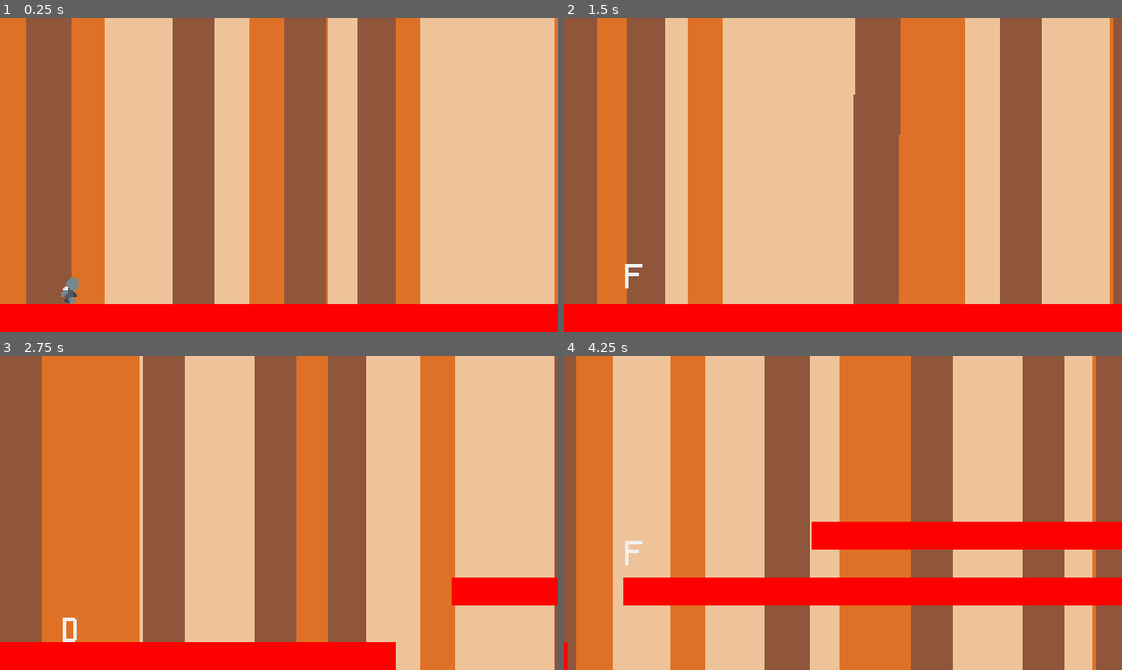
Above: before the commit, frames 1-4 (two rows, left to right).
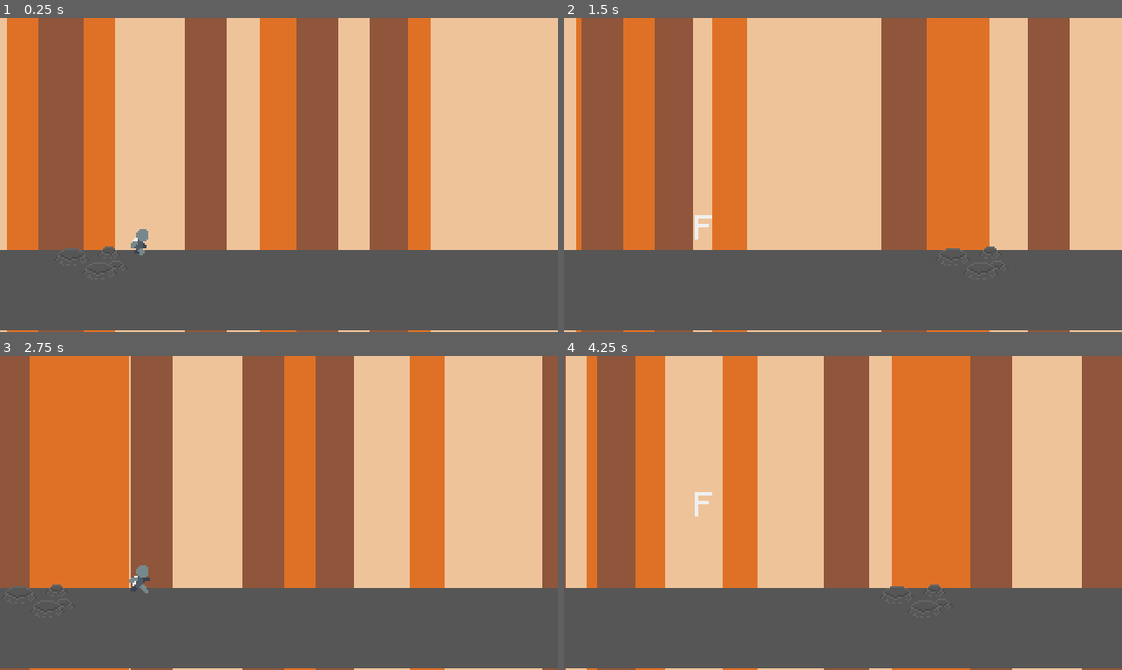
Above: after the commit, the same moments.

Repository: thigoap/godot_runner
Game: Godot game, scene res://Scenes/Level01.tscn
Same seed, same stepped clock (60 frames per second), same inputs: the game is played once before the commit and once after it. Before the commit the project starts from res://Scenes/world.tscn.
Inputs:
- Up to frame 1 (0.25 s): no input
- Up to frame 2 (1.5 s): hold X (KeyDash) 0.53-1.28 s; tap Space (KeyJump) at 0.77 s; tap K (KeyShoot) at 1.35 s
- Up to frame 3 (2.75 s): tap Space (KeyJump) at 1.52 s; hold X (KeyDash) from 2.03 s (still down)
- Up to frame 4 (4.25 s): release X (KeyDash) at 2.78 s; tap K (KeyShoot) at 2.85 s; tap Space (KeyJump) at 3.02, 3.77 s; hold X (KeyDash) from 3.53 s (still down)

The runs differ from the first frame. In frame 1, 45% of the frame differs, in the area x 0-100%, y 0-100%; in frame 2, 65%; in frame 3, 43%; in frame 4, 85%.

Commit message:
Created game manager and dash first improvements.

Diff:
--- /dev/null
+++ b/Scenes/Level01.tscn
@@ -0,0 +1,75 @@
+[gd_scene load_steps=7 format=3 uid="uid://lifmrwt30eu8"]
+
+[ext_resource type="Script" uid="uid://bow6a38cdbby6" path="res://Scripts/level.gd" id="1_cmgkd"]
+[ext_resource type="PackedScene" uid="uid://d1g2pf0788cka" path="res://Scenes/Background.tscn" id="2_3447m"]
+[ext_resource type="PackedScene" uid="uid://b56h7qcdgdwhx" path="res://Scenes/Runner.tscn" id="3_t0sul"]
+[ext_resource type="Texture2D" uid="uid://cmft1xv64a8yg" path="res://Sprites/Environment/ground01.png" id="4_30kwv"]
+
+[sub_resource type="RectangleShape2D" id="RectangleShape2D_8nwny"]
+size = Vector2(360, 43)
+
+[sub_resource type="RectangleShape2D" id="RectangleShape2D_dutcy"]
+size = Vector2(360, 43)
+
+[node name="Level01" type="Node2D"]
+script = ExtResource("1_cmgkd")
+
+[node name="Background" parent="." instance=ExtResource("2_3447m")]
+
+[node name="Ground" type="Node2D" parent="."]
+
+[node name="StaticBody2D" type="StaticBody2D" parent="Ground"]
+position = Vector2(180, 155)
+
+[node name="Sprite2D" type="Sprite2D" parent="Ground/StaticBody2D"]
+texture = ExtResource("4_30kwv")
+
+[node name="CollisionShape2D" type="CollisionShape2D" parent="Ground/StaticBody2D"]
+position = Vector2(0, 2.5)
+shape = SubResource("RectangleShape2D_8nwny")
+
+[node name="StaticBody2D2" type="StaticBody2D" parent="Ground"]
+position = Vector2(540, 155)
+
+[node name="Sprite2D" type="Sprite2D" parent="Ground/StaticBody2D2"]
+texture = ExtResource("4_30kwv")
+
+[node name="CollisionShape2D" type="CollisionShape2D" parent="Ground/StaticBody2D2"]
+position = Vector2(0, 2.5)
+shape = SubResource("RectangleShape2D_dutcy")
+
+[node name="StaticBody2D3" type="StaticBody2D" parent="Ground"]
+position = Vector2(900, 155)
+
+[node name="Sprite2D" type="Sprite2D" parent="Ground/StaticBody2D3"]
+texture = ExtResource("4_30kwv")
+
+[node name="CollisionShape2D" type="CollisionShape2D" parent="Ground/StaticBody2D3"]
+position = Vector2(0, 2.5)
+shape = SubResource("RectangleShape2D_dutcy")
+
+[node name="StaticBody2D4" type="StaticBody2D" parent="Ground"]
+position = Vector2(1260, 155)
+
+[node name="Sprite2D" type="Sprite2D" parent="Ground/StaticBody2D4"]
+texture = ExtResource("4_30kwv")
+
+[node name="CollisionShape2D" type="CollisionShape2D" parent="Ground/StaticBody2D4"]
+position = Vector2(0, 2.5)
+shape = SubResource("RectangleShape2D_dutcy")
+
+[node name="StaticBody2D5" type="StaticBody2D" parent="Ground"]
+position = Vector2(1418, 102)
+
+[node name="Sprite2D" type="Sprite2D" parent="Ground/StaticBody2D5"]
+texture = ExtResource("4_30kwv")
+
+[node name="CollisionShape2D" type="CollisionShape2D" parent="Ground/StaticBody2D5"]
+position = Vector2(0, 2.5)
+shape = SubResource("RectangleShape2D_dutcy")
+
+[node name="Runner" parent="." instance=ExtResource("3_t0sul")]
+position = Vector2(80, 128)
+
+[node name="Camera2D" type="Camera2D" parent="."]
+position = Vector2(160, 90)
--- a/Scenes/ground.tscn
+++ /dev/null
@@ -1,52 +0,0 @@
-[gd_scene load_steps=4 format=3 uid="uid://kjomow5fambo"]
-
-[ext_resource type="Texture2D" uid="uid://ddeyygvesv8it" path="res://Assets/Environment/ground.png" id="1_7jayx"]
-
-[sub_resource type="RectangleShape2D" id="RectangleShape2D_u6vel"]
-size = Vector2(640, 16)
-
-[sub_resource type="RectangleShape2D" id="RectangleShape2D_688p1"]
-size = Vector2(640, 16)
-
-[node name="Ground" type="StaticBody2D"]
-
-[node name="Sprite2D" type="Sprite2D" parent="."]
-position = Vector2(320, 172)
-texture = ExtResource("1_7jayx")
-
-[node name="CollisionShape2D" type="CollisionShape2D" parent="."]
-position = Vector2(320, 172)
-shape = SubResource("RectangleShape2D_u6vel")
-
-[node name="Sprite2D2" type="Sprite2D" parent="."]
-position = Vector2(992, 135)
-texture = ExtResource("1_7jayx")
-
-[node name="CollisionShape2D2" type="CollisionShape2D" parent="."]
-position = Vector2(992, 135)
-shape = SubResource("RectangleShape2D_u6vel")
-
-[node name="Sprite2D3" type="Sprite2D" parent="."]
-position = Vector2(1653, 112)
-texture = ExtResource("1_7jayx")
-
-[node name="CollisionShape2D3" type="CollisionShape2D" parent="."]
-position = Vector2(1653, 112)
-shape = SubResource("RectangleShape2D_u6vel")
-
-[node name="Sprite2D4" type="Sprite2D" parent="."]
-position = Vector2(2356, 130)
-texture = ExtResource("1_7jayx")
-
-[node name="CollisionShape2D4" type="CollisionShape2D" parent="."]
-position = Vector2(2356, 130)
-shape = SubResource("RectangleShape2D_u6vel")
-
-[node name="Sprite2D5" type="Sprite2D" parent="."]
-position = Vector2(1100.5, 103)
-scale = Vector2(1.00156, 1)
-texture = ExtResource("1_7jayx")
-
-[node name="CollisionShape2D5" type="CollisionShape2D" parent="."]
-position = Vector2(1100, 103)
-shape = SubResource("RectangleShape2D_688p1")
--- a/Scenes/runner.tscn
+++ b/Scenes/runner.tscn
@@ -1,8 +1,8 @@
 [gd_scene load_steps=21 format=3 uid="uid://b56h7qcdgdwhx"]
 
 [ext_resource type="Script" uid="uid://bfv157pcfkt2u" path="res://Scripts/runner.gd" id="1_8hvgc"]
-[ext_resource type="Texture2D" uid="uid://dd6xms3aw2c47" path="res://Assets/Runner/runner-spritesheet.png" id="1_ph5uf"]
-[ext_resource type="Script" uid="uid://cbq3g3hy7xiwp" path="res://Scripts/states.gd" id="3_aci1l"]
+[ext_resource type="Texture2D" uid="uid://dd6xms3aw2c47" path="res://Sprites/Runner/runner-spritesheet.png" id="1_ph5uf"]
+[ext_resource type="Script" uid="uid://cbq3g3hy7xiwp" path="res://Scripts/States/states.gd" id="3_aci1l"]
 [ext_resource type="Script" uid="uid://c2umweavqre3k" path="res://Scripts/States/state_run.gd" id="3_knck0"]
 [ext_resource type="Script" uid="uid://c5j5wb88utfg3" path="res://Scripts/States/state_locked.gd" id="3_nmece"]
 [ext_resource type="Script" uid="uid://b053mbiq6ws0b" path="res://Scripts/States/state_jump.gd" id="5_btrns"]
@@ -152,7 +152,7 @@
 [sub_resource type="CircleShape2D" id="CircleShape2D_txt53"]
 radius = 3.5
 
-[node name="Cosmo" type="CharacterBody2D"]
+[node name="Runner" type="CharacterBody2D"]
 script = ExtResource("1_8hvgc")
 
 [node name="Sprite2D" type="Sprite2D" parent="."]
@@ -174,6 +174,10 @@
 position = Vector2(0, -3)
 shape = SubResource("CircleShape2D_txt53")
 
+[node name="DashTimer" type="Timer" parent="."]
+wait_time = 0.5
+one_shot = true
+
 [node name="StateMachine" type="Node" parent="."]
 script = ExtResource("3_aci1l")
 
@@ -197,3 +201,5 @@
 
 [node name="Shoot" type="Node" parent="StateMachine"]
 script = ExtResource("10_txt53")
+
+[connection signal="timeout" from="DashTimer" to="StateMachine/Dash" method="_on_dash_timer_timeout"]
--- a/Scenes/world.tscn
+++ /dev/null
@@ -1,20 +0,0 @@
-[gd_scene load_steps=5 format=3 uid="uid://lifmrwt30eu8"]
-
-[ext_resource type="Script" uid="uid://bow6a38cdbby6" path="res://Scripts/world.gd" id="1_4jp66"]
-[ext_resource type="PackedScene" uid="uid://d1g2pf0788cka" path="res://Scenes/parallax_background.tscn" id="1_xas6u"]
-[ext_resource type="PackedScene" uid="uid://b56h7qcdgdwhx" path="res://Scenes/runner.tscn" id="3_437jj"]
-[ext_resource type="PackedScene" uid="uid://kjomow5fambo" path="res://Scenes/ground.tscn" id="3_gigxi"]
-
-[node name="World" type="Node2D"]
-script = ExtResource("1_4jp66")
-speed = 2.5
-
-[node name="Background" parent="." instance=ExtResource("1_xas6u")]
-
-[node name="Ground" parent="." instance=ExtResource("3_gigxi")]
-
-[node name="Runner" parent="." instance=ExtResource("3_437jj")]
-position = Vector2(27, 118)
-
-[node name="Camera2D" type="Camera2D" parent="."]
-position = Vector2(160, 90)
--- a/Scripts/States/player_state.gd
+++ b/Scripts/States/player_state.gd
@@ -2,7 +2,7 @@
 
 var States = null
 var Player = null
-var Name : String = "null"
+var Name : String = 'null'
 
 func EnterState():
 	pass
@@ -10,7 +10,7 @@
 func Draw():
 	pass
 
-func Update(delta: float):
+func Update(_delta: float):
 	pass
 
 func ExitState():
--- a/Scripts/States/state_dash.gd
+++ b/Scripts/States/state_dash.gd
@@ -1,14 +1,30 @@
 extends PlayerState
 
+@onready var dash_timer: Timer = $"../../DashTimer"
+@onready var runner: CharacterBody2D = $"../.."
+
+
 func EnterState():
-	Name = "Dash"
+	Name = 'Dash'
+	dash_timer.start()
+	GameManager.game_bckp_speed = GameManager.game_speed
+	GameManager.game_speed = 2 * GameManager.game_speed
+
 
 func ExitState():
-	pass
+	runner.dashCollider.disabled = false
+	GameManager.game_speed = GameManager.game_bckp_speed
 
-func Update(delta: float):
+
+func Update(_delta: float):
 	Player.HandleFalling()
 	HandleAnimations()
 
+
 func HandleAnimations():
-	Player.animator.play("dash")
+	Player.animator.play('dash')
+
+
+func _on_dash_timer_timeout() -> void:
+	if runner.current_state.name == 'Dash':
+		runner.ChangeState(States.Run)
--- a/Scripts/States/state_fall.gd
+++ b/Scripts/States/state_fall.gd
@@ -1,7 +1,7 @@
 extends PlayerState
 
 func EnterState():
-	Name = "Fall"
+	Name = 'Fall'
 
 func ExitState():
 	pass
@@ -13,4 +13,4 @@
 
 
 func HandleAnimations():
-	Player.animator.play("fall")
+	Player.animator.play('fall')
--- a/Scripts/States/state_jump.gd
+++ b/Scripts/States/state_jump.gd
@@ -1,7 +1,7 @@
 extends PlayerState
 
 func EnterState():
-	Name = "Jump"
+	Name = 'Jump'
 	Player.velocity.y = Player.JUMP_VELOCITY
 
 func ExitState():
@@ -17,4 +17,4 @@
 		Player.ChangeState(States.JumpPeak)
 
 func HandleAnimations():
-	Player.animator.play("jump")
+	Player.animator.play('jump')
--- a/Scripts/States/state_jumpPeak.gd
+++ b/Scripts/States/state_jumpPeak.gd
@@ -1,12 +1,12 @@
 extends PlayerState
 
 func EnterState():
-	Name = "JumpPeak"
+	Name = 'JumpPeak'
 
 func ExitState():
 	pass
 
-func Update(delta: float):
+func Update(_delta: float):
 	Player.ChangeState(States.Fall)
 
 func HandleAnimations():
--- a/Scripts/States/state_locked.gd
+++ b/Scripts/States/state_locked.gd
@@ -1,10 +1,10 @@
 extends PlayerState
 
 func EnterState():
-	Name = "Locked"
+	Name = 'Locked'
 
 func ExitState():
 	pass
 
-func Update(delta: float):
+func Update(_delta: float):
 	pass
--- a/Scripts/States/state_run.gd
+++ b/Scripts/States/state_run.gd
@@ -1,16 +1,16 @@
 extends PlayerState
 
 func EnterState():
-	Name = "Run"
+	Name = 'Run'
 
 func ExitState():
 	pass
 
-func Update(delta: float):
+func Update(_delta: float):
 	#Player.HandleJump()
 	#Player.HandleDash()
 	Player.HandleFalling()
 	HandleAnimations()
 
 func HandleAnimations():
-	Player.animator.play("run")
+	Player.animator.play('run')
--- a/Scripts/States/state_shoot.gd
+++ b/Scripts/States/state_shoot.gd
@@ -1,14 +1,14 @@
 extends PlayerState
 
 func EnterState():
-	Name = "Shoot"
+	Name = 'Shoot'
 
 func ExitState():
 	pass
 
-func Update(delta: float):
+func Update(_delta: float):
 	Player.HandleFalling()
 	HandleAnimations()
 
 func HandleAnimations():
-	Player.animator.play("shoot")
+	Player.animator.play('shoot')
--- /dev/null
+++ b/Scripts/game_manager.gd
@@ -0,0 +1,29 @@
+extends Node
+
+var in_game = false
+var paused = false
+var game_speed: float = 2.0
+var game_bckp_speed: float
+
+# Called when the node enters the scene tree for the first time.
+func _ready():
+	pass
+
+
+# Called every frame. 'delta' is the elapsed time since the previous frame.
+func _process(_delta):
+	pass
+	# if Input.is_action_just_pressed('pause') and in_game:
+		# pause_unpause()
+
+func pause_unpause():
+	var pause_menu = $"../World/UI/PauseMenu"
+	if paused:
+		pause_menu.hide()
+		#Engine.time_scale = 1
+		get_tree().set_pause(false)
+	else:
+		pause_menu.show()
+		#Engine.time_scale = 0
+		get_tree().set_pause(true)
+	paused = !paused
--- a/Scripts/world.gd
+++ b/Scripts/level.gd
@@ -7,10 +7,9 @@
 
 const START_SPEED = 2
 const MAX_SPEED = 8
-const RUNNER_START_POS = Vector2i(40,156)
+const RUNNER_START_POS = Vector2i(80,128)
 const CAM_START_POS = Vector2i(160,90)
 
-@export var speed : float
 #endregion
 
 # Called when the node enters the scene tree for the first time.
@@ -18,9 +17,9 @@
 	NewGame()
 
 # Called every frame. 'delta' is the elapsed time since the previous frame.
-func _process(delta):
-	Camera.position.x += speed
-	Runner.position.x += speed
+func _process(_delta):
+	Camera.position.x += GameManager.game_speed
+	Runner.position.x += GameManager.game_speed
 
 func NewGame():
 	Runner.position = RUNNER_START_POS
--- a/project.godot
+++ b/project.godot
@@ -11,9 +11,13 @@
 [application]
 
 config/name="Runner"
-run/main_scene="res://Scenes/world.tscn"
+run/main_scene="res://Scenes/Level01.tscn"
 config/features=PackedStringArray("4.4", "Mobile")
 config/icon="res://icon.svg"
+
+[autoload]
+
+GameManager="*res://Scripts/game_manager.gd"
 
 [display]
 
Renamed: Scenes/parallax_background.tscn -> Scenes/Background.tscn
Not shown, added: Scripts/game_manager.gd.uid
Renamed: Scripts/world.gd.uid -> Scripts/level.gd.uid
Not shown, changed: Sprites/Environment/bg01.png.import
Not shown, changed: Sprites/Environment/bg02.png.import
Not shown, changed: Sprites/Environment/bg03.png.import
Binary file removed: Sprites/Environment/ground.png
Binary file added: Sprites/Environment/ground01.png
Not shown, changed: Sprites/Environment/ground01.png.import
Not shown, changed: Sprites/Runner/runner-spritesheet.png.import
